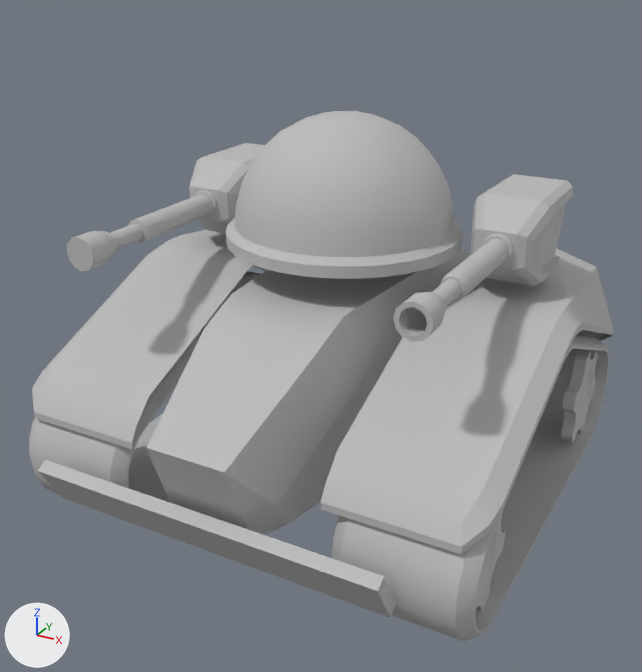
A saved change to the FBX model Unity/Assets/3D/SK_RobotDude.fbx.
Camera for both pictures: a 50 mm lens placed at (2.29, -4.44, 3.1), pointed at (-0.14, -0.02, 0.89). Every picture has the same lights, and +X, +Y and +Z are marked at lower left. Where no turn or scale is listed for an object, it has been applied to the vertices.

Before the edit, the objects in view are built like this:
```python
me_mesh = bpy.data.meshes.new('Mesh')
me_mesh.from_pydata(...)  # 1828 vertices, 1705 faces; spans x -1.39..1.39, y -1.6..2.17, z 0.0..2.26
me_mesh.materials.append(mat_mat_robotdude)  # grey #bcbcbc
ob_sk_robotdude = bpy.data.objects.new('SK_RobotDude', me_mesh)
ob_sk_robotdude.location = (0.0, 0.0, 0.0)
```
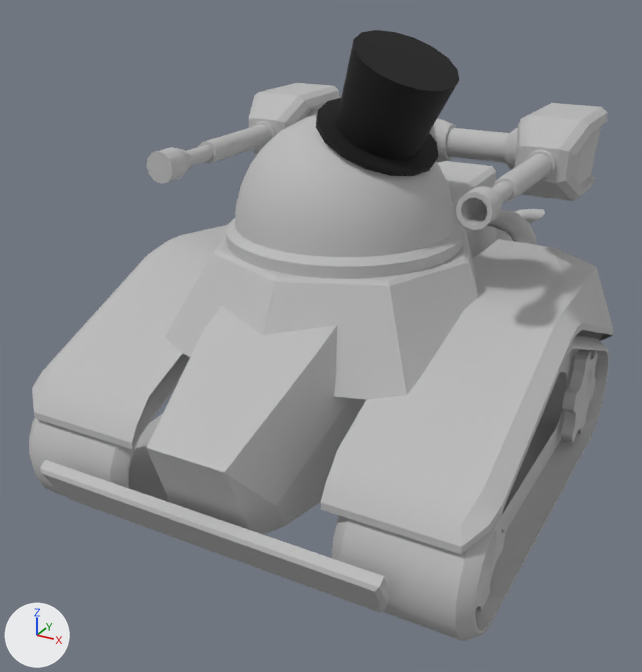
Commit message: Robot dude updated

Where the change shows, as pixel boxes [x1, y1, x2, y2] in the pictures (642 x 672 px; the box of a moved part takes in the faces that stretch with it):
```json
{"object": "SK_RobotDude", "change": "reshaped", "before": [29, 111, 613, 641], "after": [29, 30, 613, 641], "on screen": "15% taller"}
{"part": 1, "of": "me_mesh", "change": "moved or reshaped", "before": [128, 194, 213, 243], "after": [198, 124, 272, 164]}
{"part": 2, "of": "me_mesh", "change": "moved or reshaped", "before": [111, 224, 144, 249], "after": [187, 145, 213, 166]}
{"part": 3, "of": "me_mesh", "change": "moved or reshaped", "before": [189, 143, 265, 233], "after": [248, 83, 340, 156]}
{"part": 4, "of": "me_mesh", "change": "moved or reshaped", "before": [66, 231, 117, 271], "after": [147, 147, 192, 184]}
{"part": 5, "of": "me_mesh", "change": "moved or reshaped", "before": [194, 190, 218, 219], "after": [255, 121, 276, 147]}
{"part": 6, "of": "me_mesh", "change": "moved or reshaped", "before": [441, 238, 509, 300], "after": [494, 153, 552, 201]}
{"part": 7, "of": "me_mesh", "change": "moved or reshaped", "before": [433, 279, 462, 307], "after": [479, 181, 514, 211]}
{"part": 8, "of": "me_mesh", "change": "moved or reshaped", "before": [470, 174, 573, 286], "after": [515, 103, 607, 201]}
{"part": 9, "of": "me_mesh", "change": "moved or reshaped", "before": [393, 292, 446, 342], "after": [456, 186, 502, 230]}
{"part": 10, "of": "me_mesh", "change": "moved or reshaped", "before": [482, 234, 514, 266], "after": [527, 149, 556, 180]}
{"part": 11, "of": "me_mesh", "change": "built on", "before": [38, 460, 396, 618], "after": [40, 30, 582, 612]}
```

The change, as JSON lines over the scene's bpy script:
```json
{"op": "add", "block": "mat_mat_hat", "code": ["mat_mat_hat = principled_material('MAT_Hat')", "mat_mat_hat.base_color = (0.0, 0.0, 0.0)  # black #000000", "mat_mat_hat.roughness = 0.749"]}
{"block": "me_mesh", "where": "# used by ob_sk_robotdude; location = (0.0, 0.0, 0.0)"}
{"op": "remove", "block": "me_mesh", "code": "me_mesh.from_pydata(...)  # 1828 vertices, 1705 faces; spans x -1.39..1.39, y -1.6..2.17, z 0.0..2.26"}
{"op": "add", "block": "me_mesh", "code": "me_mesh.from_pydata(...)  # 2442 vertices, 2220 faces; spans x -1.39..1.39, y -1.6..2.17, z 0.0..2.7"}
{"block": "me_mesh", "change": "me_mesh part 1: the loose piece of 26 vertices spanning x -1.01..-0.87, y -0.71..0.07, z 1.56..1.7 is moved by (0.0, 0.7, 0.31)"}
{"block": "me_mesh", "change": "me_mesh part 2: the loose piece of 26 vertices spanning x -0.99..-0.89, y -1.09..-0.55, z 1.58..1.68 is moved by (0.0, 0.7, 0.31)"}
{"block": "me_mesh", "change": "me_mesh part 3: the loose piece of 58 vertices spanning x -1.16..-0.72, y -0.04..0.65, z 1.39..1.87 is moved by (0.0, 0.7, 0.31)"}
{"block": "me_mesh", "change": "me_mesh part 4: the loose piece of 38 vertices spanning x -1.03..-0.85, y -1.17..-0.95, z 1.53..1.72 is moved by (0.0, 0.7, 0.31)"}
{"block": "me_mesh", "change": "me_mesh part 5: the loose piece of 38 vertices spanning x -1.03..-0.85, y -0.07..-0.01, z 1.54..1.72 is moved by (0.0, 0.7, 0.31)"}
{"block": "me_mesh", "change": "me_mesh part 6: the loose piece of 37 vertices spanning x 0.87..1.01, y -0.71..0.07, z 1.56..1.7 is moved by (0.0, 0.7, 0.31)"}
{"block": "me_mesh", "change": "me_mesh part 7: the loose piece of 24 vertices spanning x 0.89..0.99, y -0.97..-0.55, z 1.58..1.68 is moved by (0.0, 0.7, 0.31)"}
{"block": "me_mesh", "change": "me_mesh part 8: the loose piece of 58 vertices spanning x 0.72..1.16, y -0.04..0.65, z 1.39..1.87 is moved by (0.0, 0.7, 0.31)"}
{"block": "me_mesh", "change": "me_mesh part 9: the loose piece of 61 vertices spanning x 0.85..1.03, y -1.17..-0.95, z 1.53..1.72 is moved by (0.0, 0.7, 0.31)"}
{"block": "me_mesh", "change": "me_mesh part 10: the loose piece of 37 vertices spanning x 0.85..1.03, y -0.07..-0.01, z 1.54..1.72 is moved by (0.0, 0.7, 0.31)"}
{"block": "me_mesh", "change": "me_mesh part 11: 38 vertices removed from x -1.01..1.01, y -1.59..1.68, z 0.26..0.52; 652 vertices added at x -1.01..1.2, y -1.59..1.68, z 0.05..2.7"}
{"op": "add", "block": "me_mesh", "code": "me_mesh.materials.append(mat_mat_hat)  # black #000000"}
```
